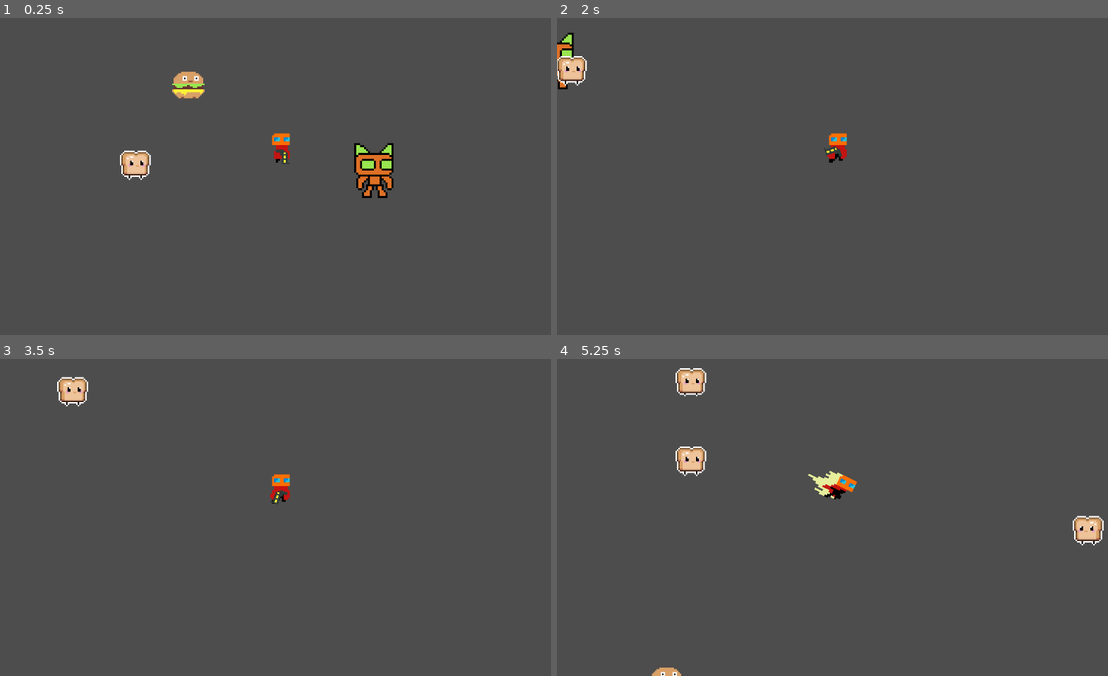
Above: before the commit, frames 1-4 (two rows, left to right).
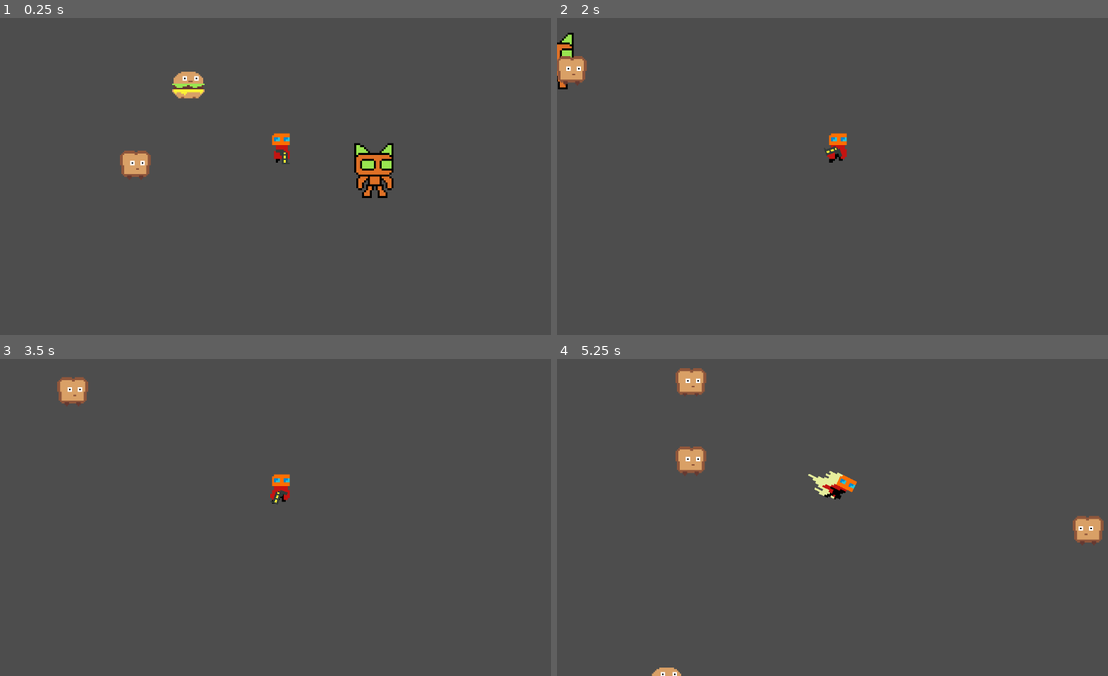
Above: after the commit, the same moments.

Repository: mendsergon/Kill-The-Food-Pyramid
Game: Godot game, scene res://Assets/Scenes/game.tscn
The game is run twice, just before and just after one commit, with the same random seed, the same clock (stepped at 60 frames per second) and the same inputs.
Inputs (mouse positions are in pixels of both pictures, inside the frame that each line leads up to):
- Up to frame 1 (0.25 s): no input
- Up to frame 2 (2 s): move the mouse to (964, 160) at 0.52 s; hold D (move_right) 0.53-1.28 s; tap Shift (dash) at 0.6 s; move the mouse to (727, 192) at 1.27 s; hold S (move_down) from 1.28 s (still down); tap E (melee) at 1.35 s
- Up to frame 3 (3.5 s): move the mouse to (336, 447) at 2.02 s; release S (move_down) at 2.03 s; hold D (move_right) 2.03-2.78 s; click (336, 447) at 2.1 s; move the mouse to (253, 580) at 2.77 s; hold W (move_up) from 2.78 s (still down); tap Shift (dash) at 2.85 s
- Up to frame 4 (5.25 s): move the mouse to (1008, 565) at 3.52 s; release W (move_up) at 3.53 s; hold A (move_left) 3.53-5.03 s; tap E (melee) at 3.6 s; move the mouse to (667, 469) at 4.27 s; click (667, 469) at 4.35 s; move the mouse to (865, 517) at 5.02 s; hold S (move_down) from 5.03 s (still down); tap Shift (dash) at 5.1 s

The runs differ from the first frame. In frame 1, 0.3% of the frame differs, in the area x 21-28%, y 41-52%; in frame 2, 0.4%; in frame 3, 0.3%; in frame 4, 1.1%, in the area x 21-100%, y 2-59%.

Commit message:
Updated bread sprite

Diff:
--- a/Assets/Scenes/bread.tscn
+++ b/Assets/Scenes/bread.tscn
@@ -1,47 +1,47 @@
 [gd_scene load_steps=12 format=3 uid="uid://bph66ic70jhpq"]
 
 [ext_resource type="Script" path="res://Assets/Scripts/bread.gd" id="1_hrixj"]
-[ext_resource type="Texture2D" uid="uid://cil4xh37npmfr" path="res://Assets/Sprites/Bread/bread_spritesheet.png" id="1_oksie"]
+[ext_resource type="Texture2D" uid="uid://dhvf8f3jf5ode" path="res://Assets/Sprites/Bread/bread.png" id="2_rccyi"]
 
-[sub_resource type="AtlasTexture" id="AtlasTexture_sh533"]
-atlas = ExtResource("1_oksie")
+[sub_resource type="AtlasTexture" id="AtlasTexture_rt657"]
+atlas = ExtResource("2_rccyi")
 region = Rect2(0, 0, 32, 32)
 
-[sub_resource type="AtlasTexture" id="AtlasTexture_7cmkh"]
-atlas = ExtResource("1_oksie")
+[sub_resource type="AtlasTexture" id="AtlasTexture_cofnq"]
+atlas = ExtResource("2_rccyi")
 region = Rect2(32, 0, 32, 32)
 
-[sub_resource type="AtlasTexture" id="AtlasTexture_i6741"]
-atlas = ExtResource("1_oksie")
+[sub_resource type="AtlasTexture" id="AtlasTexture_cijtb"]
+atlas = ExtResource("2_rccyi")
 region = Rect2(64, 0, 32, 32)
 
-[sub_resource type="AtlasTexture" id="AtlasTexture_4e76h"]
-atlas = ExtResource("1_oksie")
-region = Rect2(0, 32, 32, 32)
+[sub_resource type="AtlasTexture" id="AtlasTexture_wejn7"]
+atlas = ExtResource("2_rccyi")
+region = Rect2(96, 0, 32, 32)
 
-[sub_resource type="AtlasTexture" id="AtlasTexture_req6j"]
-atlas = ExtResource("1_oksie")
-region = Rect2(32, 32, 32, 32)
+[sub_resource type="AtlasTexture" id="AtlasTexture_jg8xw"]
+atlas = ExtResource("2_rccyi")
+region = Rect2(128, 0, 32, 32)
 
-[sub_resource type="AtlasTexture" id="AtlasTexture_naf3r"]
-atlas = ExtResource("1_oksie")
-region = Rect2(64, 32, 32, 32)
+[sub_resource type="AtlasTexture" id="AtlasTexture_mbvg4"]
+atlas = ExtResource("2_rccyi")
+region = Rect2(160, 0, 32, 32)
 
-[sub_resource type="AtlasTexture" id="AtlasTexture_1rgbc"]
-atlas = ExtResource("1_oksie")
-region = Rect2(96, 32, 32, 32)
+[sub_resource type="AtlasTexture" id="AtlasTexture_dple6"]
+atlas = ExtResource("2_rccyi")
+region = Rect2(192, 0, 32, 32)
 
 [sub_resource type="SpriteFrames" id="SpriteFrames_d26is"]
 animations = [{
 "frames": [{
 "duration": 1.0,
-"texture": SubResource("AtlasTexture_sh533")
+"texture": SubResource("AtlasTexture_rt657")
 }, {
 "duration": 1.0,
-"texture": SubResource("AtlasTexture_7cmkh")
+"texture": SubResource("AtlasTexture_cofnq")
 }, {
 "duration": 1.0,
-"texture": SubResource("AtlasTexture_i6741")
+"texture": SubResource("AtlasTexture_cijtb")
 }],
 "loop": true,
 "name": &"Idle",
@@ -49,16 +49,16 @@
 }, {
 "frames": [{
 "duration": 1.0,
-"texture": SubResource("AtlasTexture_4e76h")
+"texture": SubResource("AtlasTexture_wejn7")
 }, {
 "duration": 1.0,
-"texture": SubResource("AtlasTexture_req6j")
+"texture": SubResource("AtlasTexture_jg8xw")
 }, {
 "duration": 1.0,
-"texture": SubResource("AtlasTexture_naf3r")
+"texture": SubResource("AtlasTexture_mbvg4")
 }, {
 "duration": 1.0,
-"texture": SubResource("AtlasTexture_1rgbc")
+"texture": SubResource("AtlasTexture_dple6")
 }],
 "loop": true,
 "name": &"Run",
@@ -77,8 +77,6 @@
 sprite_frames = SubResource("SpriteFrames_d26is")
 animation = &"Run"
 autoplay = "Idle"
-frame = 2
-frame_progress = 0.539661
 
 [node name="CollisionShape2D" type="CollisionShape2D" parent="."]
 position = Vector2(0.5, 5)
Binary file added: Assets/Sprites/Bread/bread.png
Not shown, changed: Assets/Sprites/Bread/bread.png.import
Binary file removed: Assets/Sprites/Bread/bread_spritesheet.png
